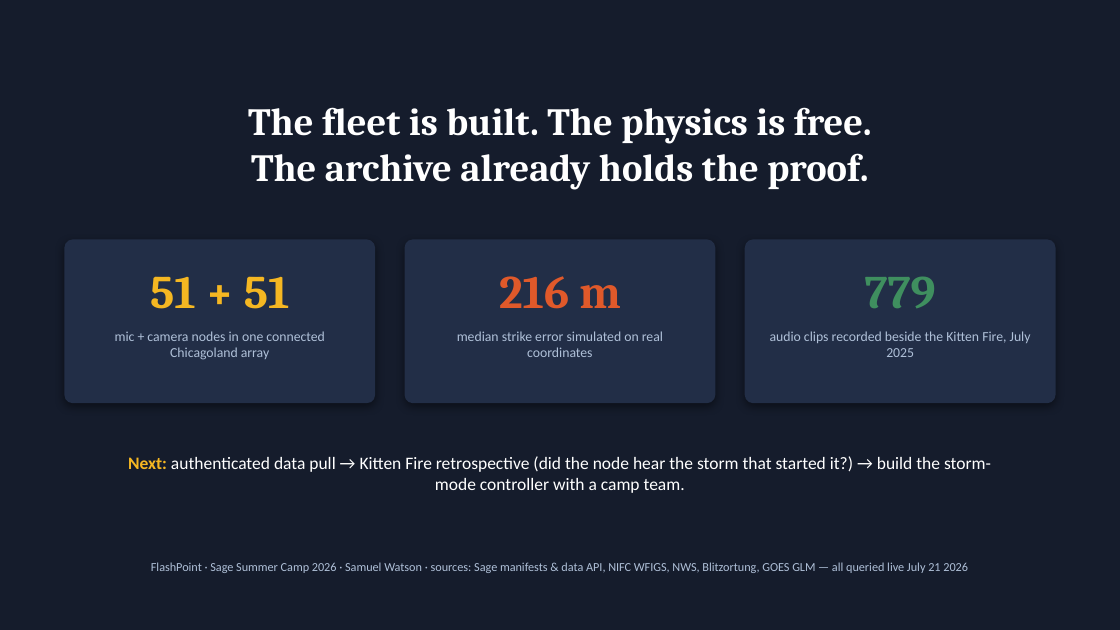
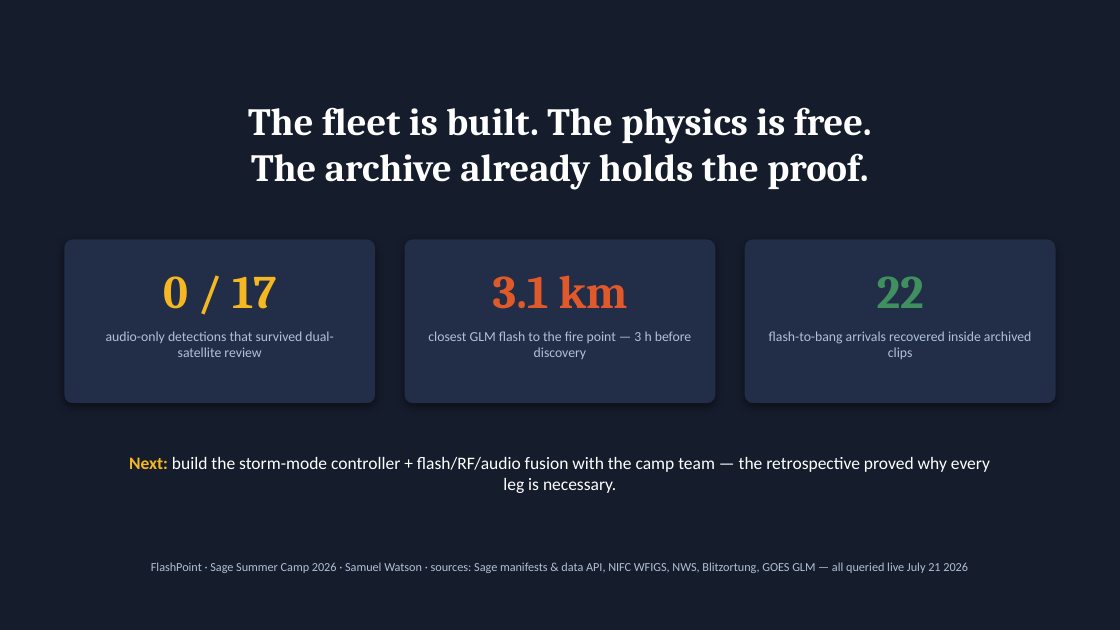
Before and after one commit to scwatson4/sage-summer-camp-2026, a slide deck: slide 13 of flashpoint/deck/FlashPoint-Lightning-Wildfire-Watch.pptx. Drawn at 1120x630 pixels with LibreOffice and Linux fonts; fonts in the diff are those of the drawing. Boxes give left, top, right and bottom in pixels: in the first picture for what was removed or moved away, otherwise in the second. Text is boxed around its words. In the diff, an @@ line names an element or a change of style, - is before the commit and + after.

```diff
--- a/flashpoint/deck/FlashPoint-Lightning-Wildfire-Watch.pptx
+++ b/flashpoint/deck/FlashPoint-Lightning-Wildfire-Watch.pptx
@@ text at (163,276,276,309): text changed @@
-51 + 51
+0 / 17
@@ text at (493,275,628,309): text changed @@
-216 m
+3.1 km
@@ text at (877,276,924,308): text changed @@
-779
+22
@@ text at (106,331,333,357): text changed @@
-mic + camera nodes in one connected Chicagoland array
+audio-only detections that survived dual-satellite review
@@ text at (428,331,691,359): text changed @@
-median strike error simulated on real coordinates
+closest GLM flash to the fire point — 3 h before discovery
@@ text at (769,331,1031,359): text changed @@
-audio clips recorded beside the Kitten Fire, July 2025
+flash-to-bang arrivals recovered inside archived clips
@@ text at (129,457,990,493): text changed @@
-Next: authenticated data pull → Kitten Fire retrospective (did the node hear the storm that started it?) → build the storm-mode controller with a camp team.
+Next: build the storm-mode controller + flash/RF/audio fusion with the camp team — the retrospective proved why every leg is necessary.
```
Also in this commit, not shown: 1 other slide changed, 16 other files.
